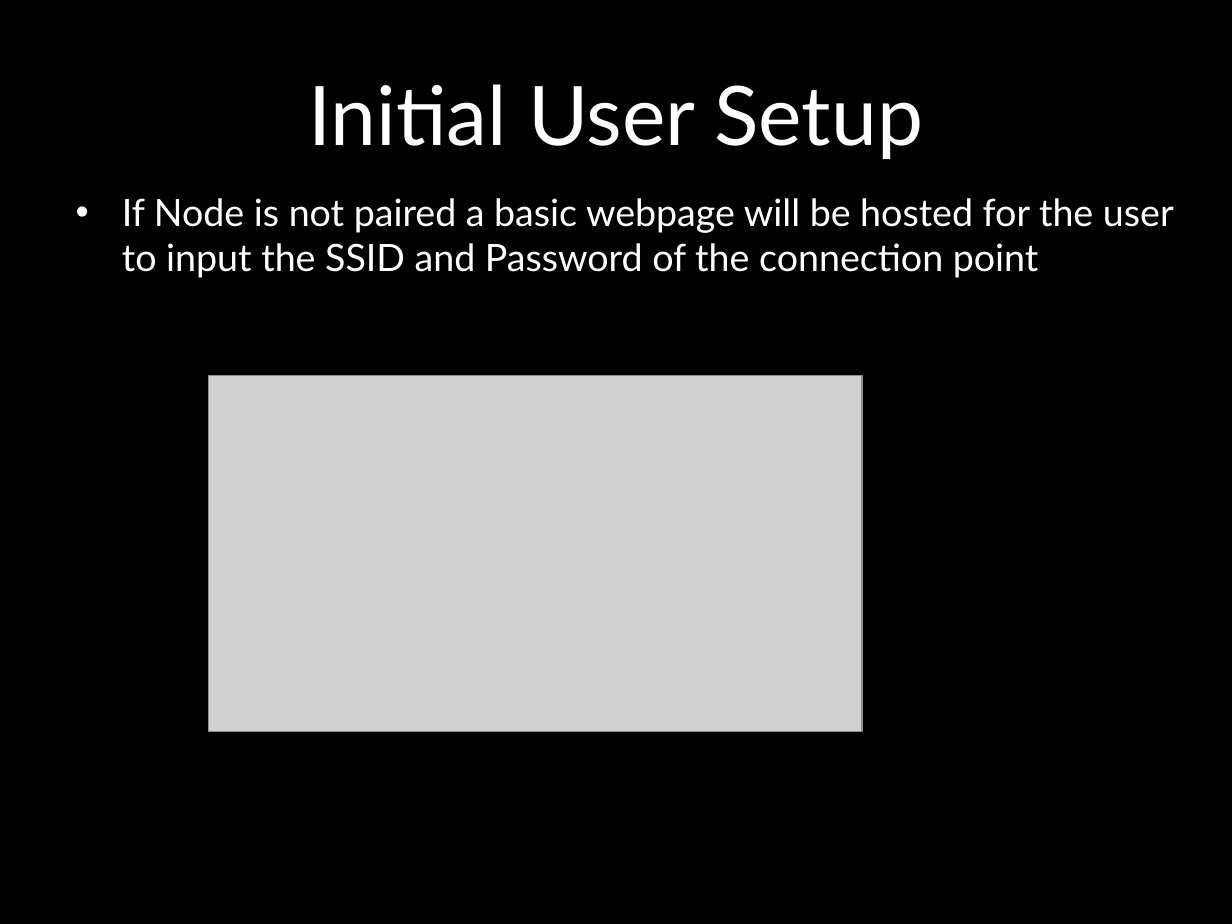
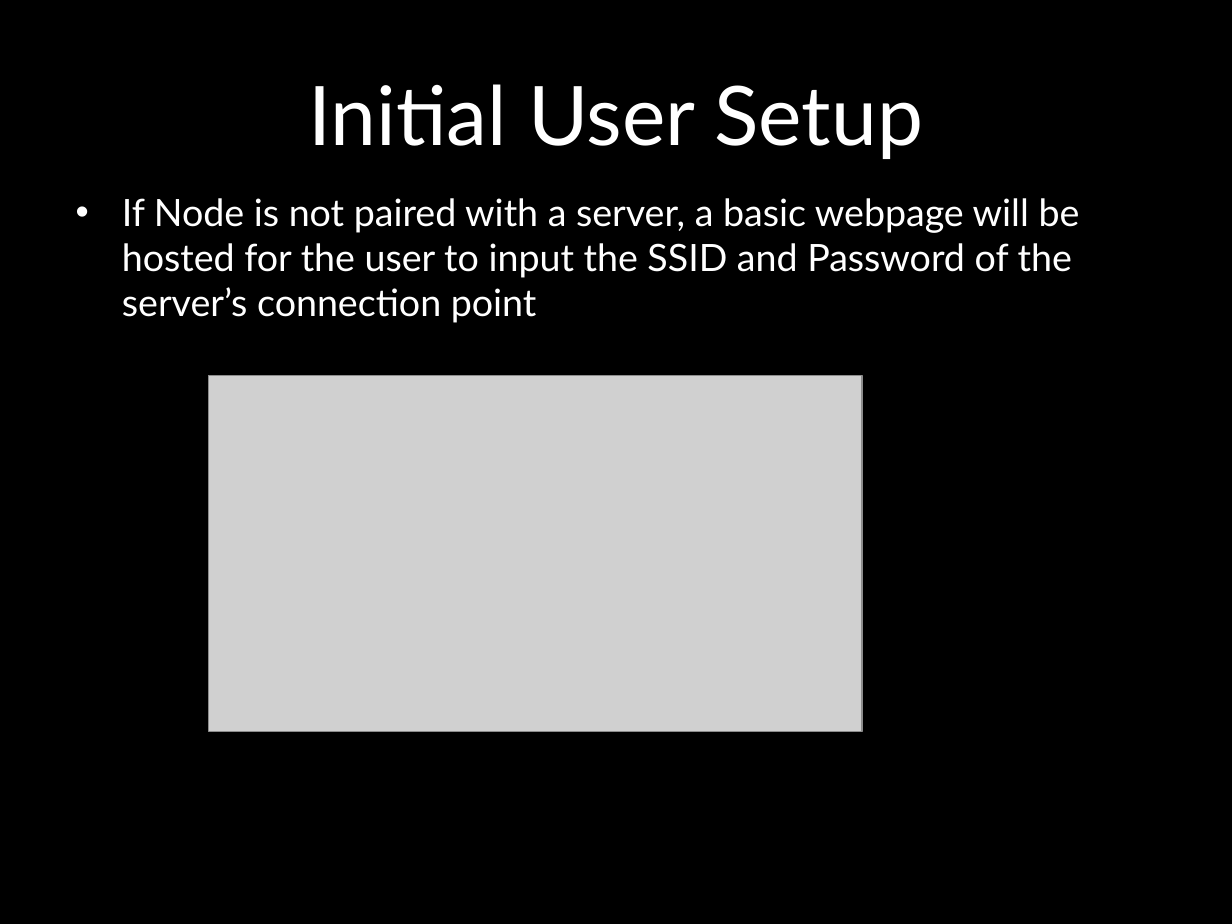
Before and after one commit to cojoigo/Capstone, a slide deck: slide 7 of Final Documents/Final Presentation.pptx (slide 9 before the commit). Drawn at 1232x924 pixels with LibreOffice and Linux fonts; fonts in the diff are those of the drawing; grey boxes stand for pictures; background and template pictures are left out. Boxes give left, top, right and bottom in pixels: in the first picture for what was removed or moved away, otherwise in the second. Text is boxed around its words. In the diff, an @@ line names an element or a change of style, - is before the commit and + after.

```diff
--- a/Final Documents/Final Presentation.pptx
+++ b/Final Documents/Final Presentation.pptx
@@ text at [122,198,1080,323]: text changed @@
-• If Node is not paired a basic webpage will be hosted for the user to input the SSID and Password of the connection point
+• If Node is not paired with a server, a basic webpage will be hosted for the user to input the SSID and Password of the server’s connection point
```
Also in this commit, not shown: 6 other slides changed, 1 slide added, 2 slides removed.
